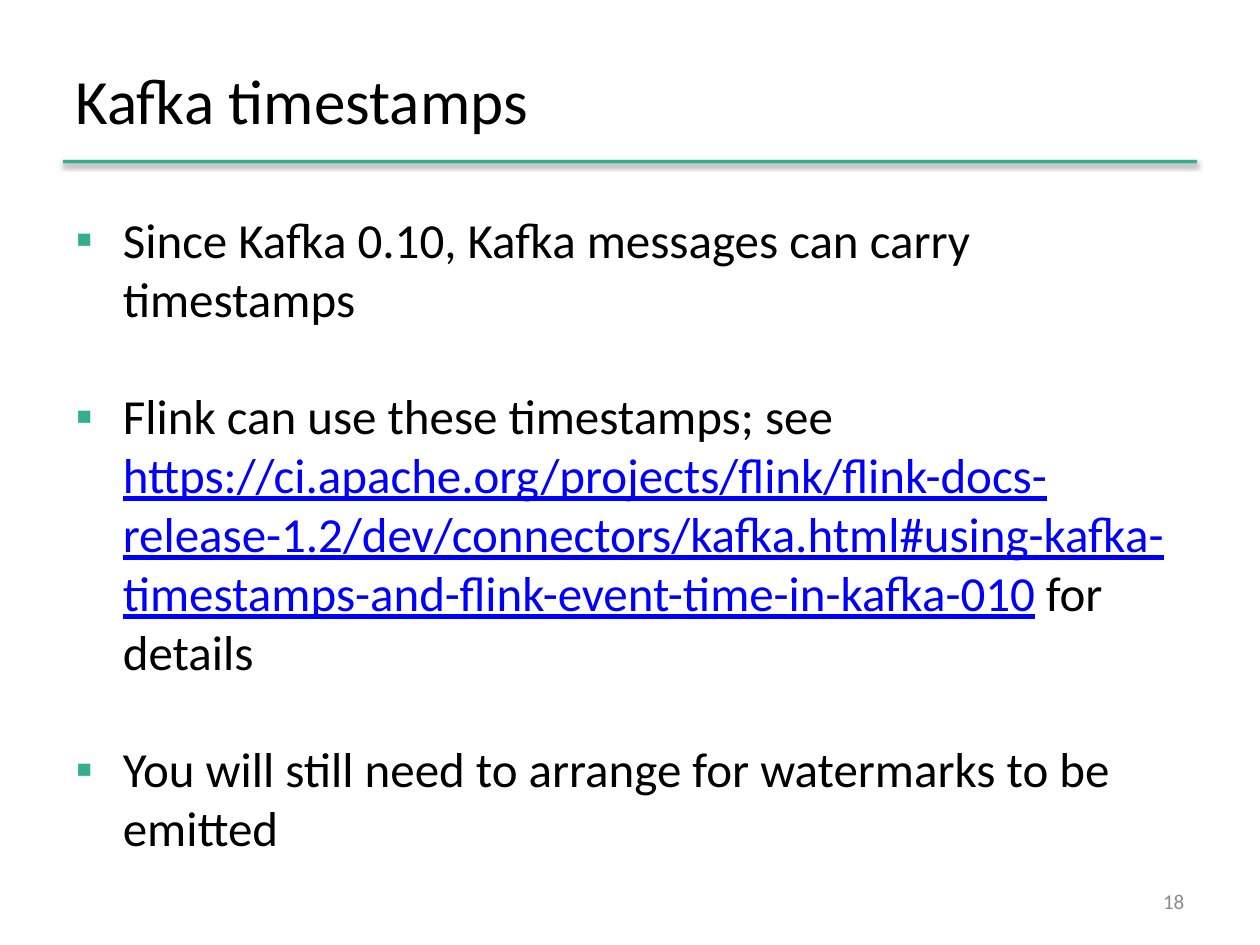
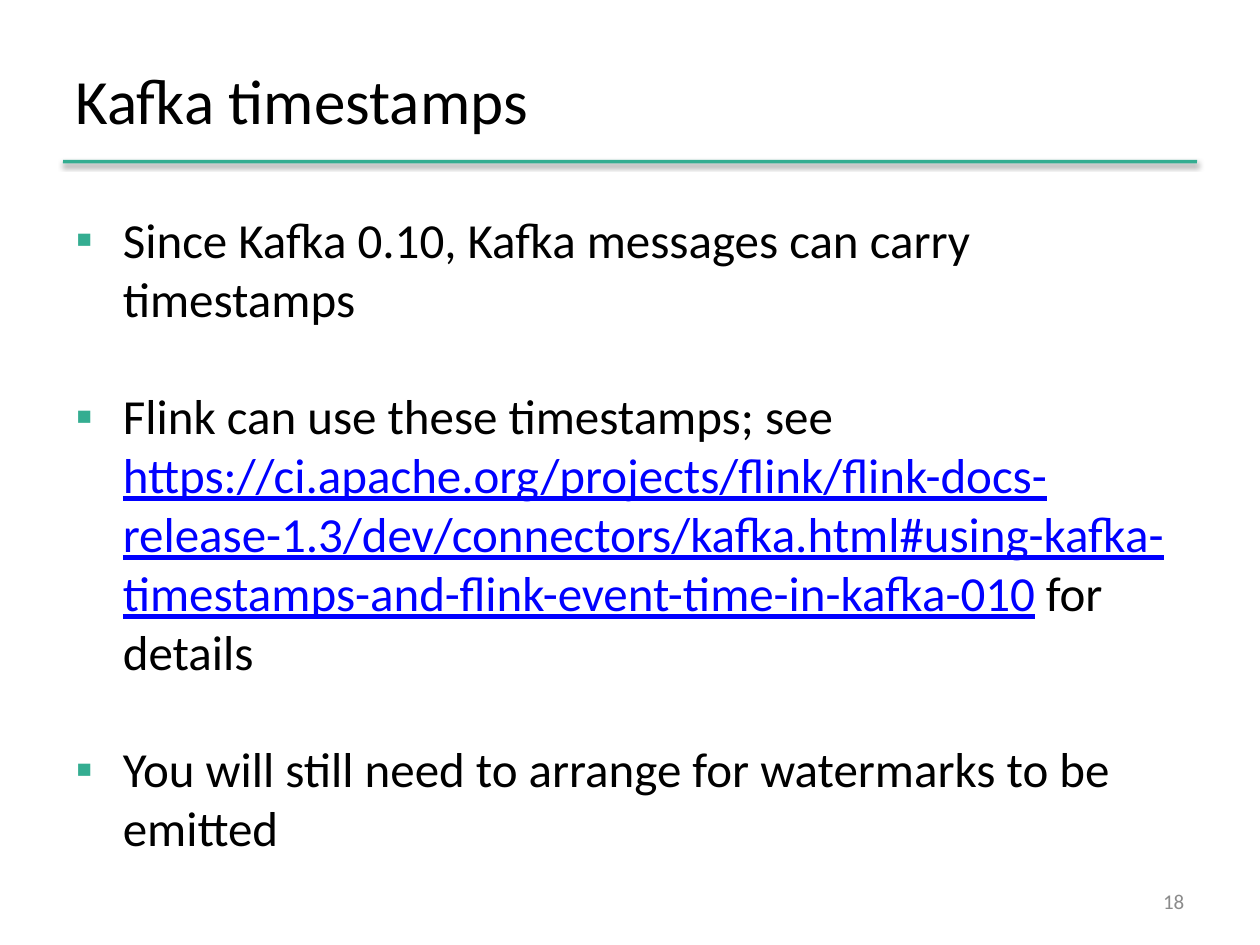
Before and after one commit to dataArtisans/flink-training-web, a slide deck: slide 18 of slides/flink_stream_connectors.pptx. Drawn at 1260x945 pixels with LibreOffice and Linux fonts; fonts in the diff are those of the drawing; background and template pictures are left out. Boxes give left, top, right and bottom in pixels: in the first picture for what was removed or moved away, otherwise in the second. Text is boxed around its words. In the diff, an @@ line names an element or a change of style, - is before the commit and + after.

```diff
--- a/slides/flink_stream_connectors.pptx
+++ b/slides/flink_stream_connectors.pptx
@@ text at (123, 400, 1164, 671): text changed @@
-▪ Flink can use these timestamps; see https://ci.apache.org/projects/flink/flink-docs-release-1.2/dev/connectors/kafka.html#using-kafka-timestamps-and-flink-event-time-in-kafka-010 for details
+▪ Flink can use these timestamps; see https://ci.apache.org/projects/flink/flink-docs-release-1.3/dev/connectors/kafka.html#using-kafka-timestamps-and-flink-event-time-in-kafka-010 for details
```
Also in this commit, not shown: 2 other slides changed, 6 other files.
